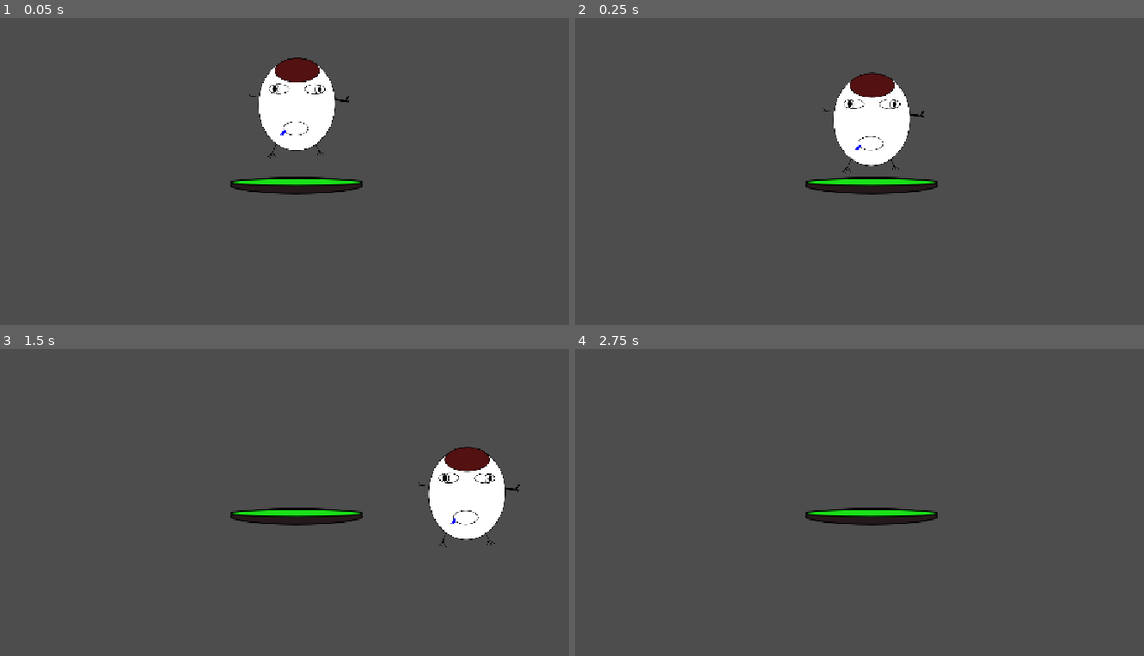
Above: before the commit, frames 1-4 (two rows, left to right).
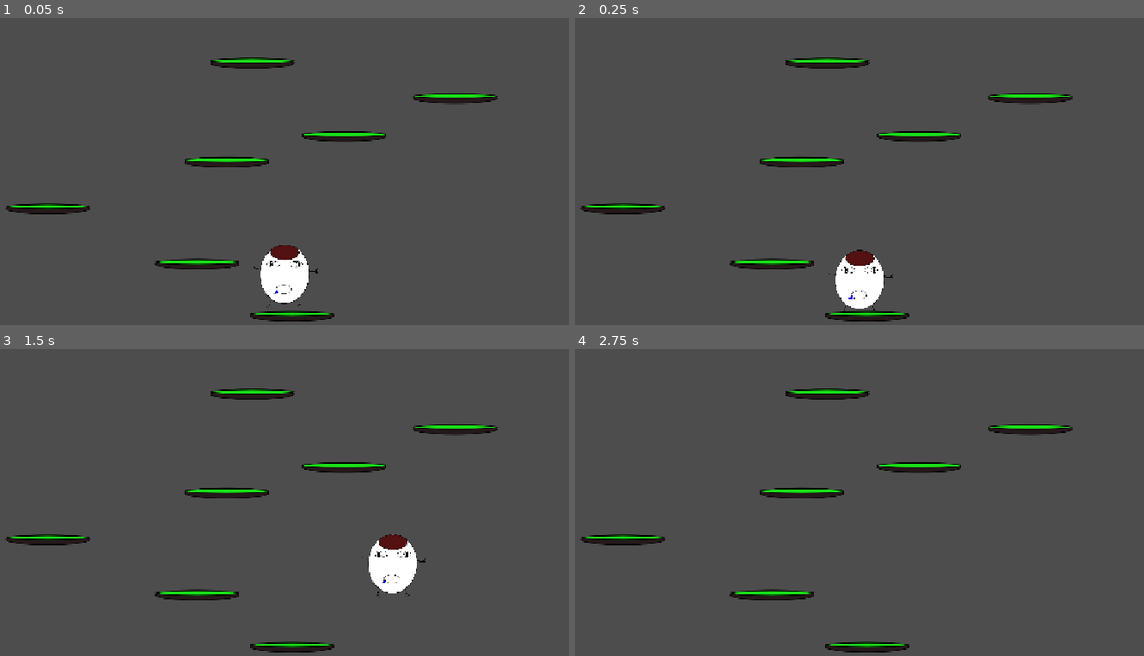
Above: after the commit, the same moments.

Repository: 345235/egg-jump
Game: Godot game, scene res://main-game.tscn
Two runs of this game, one before a commit and one after it. Both use one fixed random seed, a clock stepped at 60 frames per second and the inputs below.
Inputs:
- Up to frame 1 (0.05 s): no input
- Up to frame 2 (0.25 s): no input
- Up to frame 3 (1.5 s): tap Enter (ui_accept) at 0.5, 0.77 s; hold Right (ui_right) from 0.53 s (still down)
- Up to frame 4 (2.75 s): tap Enter (ui_accept) at 1.52 s; release Right (ui_right) at 2.03 s; hold Left (ui_left) from 2.03 s (still down)

The runs differ from the first frame. In frame 1, 8.5% of the frame differs, in the area x 0-88%, y 12-99%; in frame 2, 8.5%; in frame 3, 8.7%, in the area x 0-92%, y 12-99%; in frame 4, 4.1%.

Commit message:
added the basic level for the game

Diff:
--- a/egg.gd
+++ b/egg.gd
@@ -2,7 +2,7 @@
 
 
 const SPEED = 300.0
-const JUMP_VELOCITY = -400.0
+const JUMP_VELOCITY = -600.0
 
 
 func _physics_process(delta: float) -> void:
@@ -14,6 +14,7 @@
 	if Input.is_action_just_pressed("ui_accept") and is_on_floor():
 		velocity.y = JUMP_VELOCITY
 
+
 	# Get the input direction and handle the movement/deceleration.
 	# As good practice, you should replace UI actions with custom gameplay actions.
 	var direction := Input.get_axis("ui_left", "ui_right")
--- /dev/null
+++ b/game_over.tscn
@@ -0,0 +1,15 @@
+[gd_scene format=3 uid="uid://b0ri0lrpijd2t"]
+
+[node name="GameOver" type="Control" unique_id=1912407510]
+layout_mode = 3
+anchors_preset = 15
+anchor_right = 1.0
+anchor_bottom = 1.0
+grow_horizontal = 2
+grow_vertical = 2
+
+[node name="Label" type="Label" parent="." unique_id=741290273]
+layout_mode = 0
+offset_right = 40.0
+offset_bottom = 23.0
+text = "Game Over"
--- a/killzone.gd
+++ b/killzone.gd
@@ -1,9 +1,8 @@
 extends Area2D
 
-
-# Called when the node enters the scene tree for the first time.
-func _ready() -> void:
-	pass # Replace with function body.
+func _on_body_entered(body: Area2D) -> void:
+	if body.is_in_group("Player"):
+		get_tree().change_scene_to_file("res://game_over.tscn")
 
 
 # Called every frame. 'delta' is the elapsed time since the previous frame.
--- /dev/null
+++ b/level.gd
@@ -0,0 +1,62 @@
+extends Node2D
+
+
+@export var platform_scene: PackedScene
+@export var player: CharacterBody2D
+@export var camera: Camera2D
+
+const VIEW_WIDTH := 480.0
+const VIEW_HEIGHT := 800.0
+const MIN_GAP := 80.0
+const MAX_GAP := 170.0        # must stay below max jump height (~200 px)
+const DIFFICULTY_DISTANCE := 20000.0   # pixels until max difficulty
+
+var top_y := 0.0              # y of the highest platform so far (smaller = higher)
+var best_height := 0.0
+
+
+func _ready() -> void:
+	randomize()
+	camera.position = Vector2(VIEW_WIDTH / 2.0, player.position.y)
+
+	# Starting platform right under the player
+	top_y = player.position.y + 40.0
+	_add_platform(Vector2(VIEW_WIDTH / 2.0, top_y))
+	_spawn_until(camera.position.y - VIEW_HEIGHT * 1.5)
+
+
+func _process(_delta: float) -> void:
+	# Camera only moves up, never down
+	if player.position.y < camera.position.y:
+		camera.position.y = player.position.y
+
+	_spawn_until(camera.position.y - VIEW_HEIGHT * 1.5)
+	_cleanup()
+
+	best_height = max(best_height, -player.position.y)
+
+	# Game over: player fell below the screen
+	if player.position.y > camera.position.y + VIEW_HEIGHT / 2.0 + 100.0:
+		get_tree().reload_current_scene()
+
+
+func _spawn_until(target_y: float) -> void:
+	while top_y > target_y:
+		var difficulty: float = clamp(-top_y / DIFFICULTY_DISTANCE, 0.0, 1.0)
+		var gap: float = lerp(MIN_GAP, MAX_GAP, difficulty) + randf_range(-10.0, 10.0)
+		gap = clamp(gap, MIN_GAP, MAX_GAP)
+		top_y -= gap
+		_add_platform(Vector2(randf_range(40.0, VIEW_WIDTH - 40.0), top_y))
+
+
+func _add_platform(pos: Vector2) -> void:
+	var p := platform_scene.instantiate()
+	p.position = pos
+	add_child(p)
+
+
+func _cleanup() -> void:
+	var limit := camera.position.y + VIEW_HEIGHT / 2.0 + 150.0
+	for child in get_children():
+		if child.position.y > limit:
+			child.queue_free()
--- a/main-game.tscn
+++ b/main-game.tscn
@@ -5,22 +5,18 @@
 [ext_resource type="Texture2D" uid="uid://doq3pr23ksf8d" path="res://Assets/box-no-bg.svg" id="2_qsp4x"]
 [ext_resource type="Texture2D" uid="uid://ryrkt47kqsi5" path="res://Assets/boden-no-bg.svg" id="3_cdfvw"]
 [ext_resource type="Texture2D" uid="uid://b2w3k486dtuv5" path="res://Assets/flummi-no-bg.svg" id="4_dot18"]
-[ext_resource type="Script" uid="uid://dokhmvdlkbc8b" path="res://killzone.gd" id="6_cdfvw"]
 
 [sub_resource type="RectangleShape2D" id="RectangleShape2D_dr5i1"]
-size = Vector2(176, 184)
+size = Vector2(190, 153)
 
 [sub_resource type="RectangleShape2D" id="RectangleShape2D_j5qkc"]
 size = Vector2(189, 67)
 
-[sub_resource type="RectangleShape2D" id="RectangleShape2D_xv2ou"]
-size = Vector2(225, 32)
-
 [sub_resource type="CircleShape2D" id="CircleShape2D_dr5i1"]
 radius = 31.575306
 
-[sub_resource type="RectangleShape2D" id="RectangleShape2D_ph70c"]
-size = Vector2(1146, 103)
+[sub_resource type="RectangleShape2D" id="RectangleShape2D_xv2ou"]
+size = Vector2(225, 30)
 
 [node name="Node2D" type="Node2D" unique_id=959508885]
 
@@ -33,10 +29,11 @@
 texture = ExtResource("1_dyjui")
 
 [node name="CollisionShape2D" type="CollisionShape2D" parent="Player" unique_id=493096820]
-position = Vector2(-2, -50)
+position = Vector2(1, -48.5)
 shape = SubResource("RectangleShape2D_dr5i1")
 
 [node name="StaticBody2D" type="StaticBody2D" parent="." unique_id=37303753]
+visible = false
 position = Vector2(-761, -29)
 
 [node name="Sprite2D" type="Sprite2D" parent="StaticBody2D" unique_id=1438266522]
@@ -48,18 +45,9 @@
 position = Vector2(-6.5, 85.5)
 shape = SubResource("RectangleShape2D_j5qkc")
 
-[node name="StaticBody2D2" type="StaticBody2D" parent="." unique_id=1005293609]
-position = Vector2(660, 215)
-
-[node name="Sprite2D" type="Sprite2D" parent="StaticBody2D2" unique_id=227469960]
-texture = ExtResource("3_cdfvw")
-
-[node name="CollisionShape2D" type="CollisionShape2D" parent="StaticBody2D2" unique_id=949782325]
-position = Vector2(-666, -131)
-shape = SubResource("RectangleShape2D_xv2ou")
-
 [node name="StaticBody2D3" type="StaticBody2D" parent="." unique_id=611219352]
-position = Vector2(-98, 152)
+visible = false
+position = Vector2(-287, 117)
 
 [node name="Sprite2D" type="Sprite2D" parent="StaticBody2D3" unique_id=335952760]
 position = Vector2(35, -88)
@@ -69,12 +57,76 @@
 position = Vector2(-825, -426)
 shape = SubResource("CircleShape2D_dr5i1")
 
+[node name="StaticBody2D2" type="StaticBody2D" parent="." unique_id=1005293609]
+position = Vector2(680, 190)
+
+[node name="Sprite2D" type="Sprite2D" parent="StaticBody2D2" unique_id=227469960]
+texture = ExtResource("3_cdfvw")
+
+[node name="CollisionShape2D" type="CollisionShape2D" parent="StaticBody2D2" unique_id=949782325]
+position = Vector2(-666, -131)
+shape = SubResource("RectangleShape2D_xv2ou")
+
+[node name="StaticBody2D5" type="StaticBody2D" parent="." unique_id=1997219625]
+position = Vector2(36, -94)
+
+[node name="Sprite2D" type="Sprite2D" parent="StaticBody2D5" unique_id=496396826]
+texture = ExtResource("3_cdfvw")
+
+[node name="CollisionShape2D" type="CollisionShape2D" parent="StaticBody2D5" unique_id=914335101]
+position = Vector2(-666, -131)
+shape = SubResource("RectangleShape2D_xv2ou")
+
 [node name="Camera2D" type="Camera2D" parent="." unique_id=1512734497]
-position = Vector2(0, -6)
+position = Vector2(36, -428)
+zoom = Vector2(0.635, 0.635)
 
-[node name="Area2D" type="Area2D" parent="." unique_id=571677528]
-script = ExtResource("6_cdfvw")
+[node name="StaticBody2D6" type="StaticBody2D" parent="." unique_id=1402690345]
+position = Vector2(430, 53)
 
-[node name="CollisionShape2D" type="CollisionShape2D" parent="Area2D" unique_id=903910263]
-position = Vector2(-6, 176.5)
-shape = SubResource("RectangleShape2D_ph70c")
+[node name="Sprite2D" type="Sprite2D" parent="StaticBody2D6" unique_id=1444210460]
+texture = ExtResource("3_cdfvw")
+
+[node name="CollisionShape2D" type="CollisionShape2D" parent="StaticBody2D6" unique_id=1086928804]
+position = Vector2(-664, -133)
+shape = SubResource("RectangleShape2D_xv2ou")
+
+[node name="StaticBody2D7" type="StaticBody2D" parent="." unique_id=1477974583]
+position = Vector2(818, -285)
+
+[node name="Sprite2D" type="Sprite2D" parent="StaticBody2D7" unique_id=1448969971]
+texture = ExtResource("3_cdfvw")
+
+[node name="CollisionShape2D" type="CollisionShape2D" parent="StaticBody2D7" unique_id=1950592665]
+position = Vector2(-666, -131)
+shape = SubResource("RectangleShape2D_xv2ou")
+
+[node name="StaticBody2D8" type="StaticBody2D" parent="." unique_id=1670564007]
+position = Vector2(507, -217)
+
+[node name="Sprite2D" type="Sprite2D" parent="StaticBody2D8" unique_id=934708378]
+texture = ExtResource("3_cdfvw")
+
+[node name="CollisionShape2D" type="CollisionShape2D" parent="StaticBody2D8" unique_id=1153195389]
+position = Vector2(-666, -132)
+shape = SubResource("RectangleShape2D_xv2ou")
+
+[node name="StaticBody2D9" type="StaticBody2D" parent="." unique_id=382090140]
+position = Vector2(575, -479)
+
+[node name="Sprite2D" type="Sprite2D" parent="StaticBody2D9" unique_id=1211940158]
+texture = ExtResource("3_cdfvw")
+
+[node name="CollisionShape2D" type="CollisionShape2D" parent="StaticBody2D9" unique_id=1643247319]
+position = Vector2(-666, -132)
+shape = SubResource("RectangleShape2D_xv2ou")
+
+[node name="StaticBody2D10" type="StaticBody2D" parent="." unique_id=423405792]
+position = Vector2(1110, -386)
+
+[node name="Sprite2D" type="Sprite2D" parent="StaticBody2D10" unique_id=688979723]
+texture = ExtResource("3_cdfvw")
+
+[node name="CollisionShape2D" type="CollisionShape2D" parent="StaticBody2D10" unique_id=1084733053]
+position = Vector2(-666, -131)
+shape = SubResource("RectangleShape2D_xv2ou")
Not shown, added: level.gd.uid
